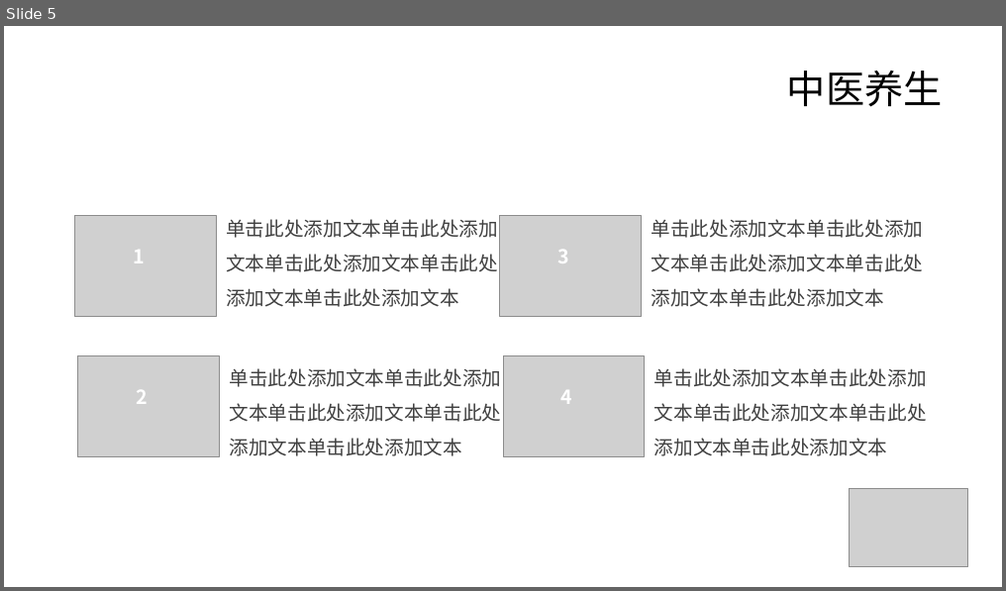
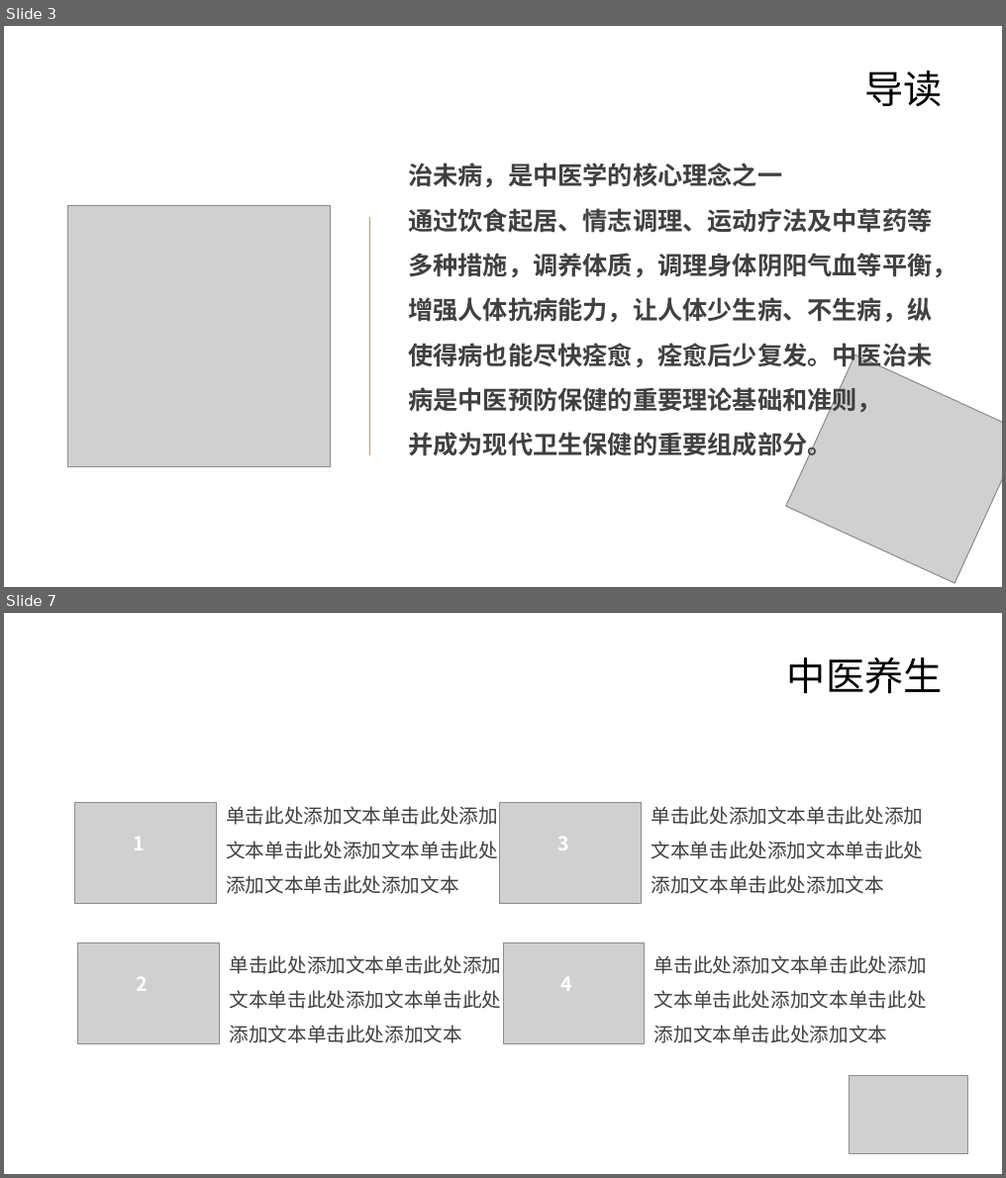
Before and after one commit to sdaulldd/PersonalWork, a slide deck: Document/中国风ppt模板-中医营养.pptx. Shown one above the other, each under a label of ours: slide 5 before the commit, slides 3 and 7 after it; the slides between them are not shown. The pictures are 1006x591 and 1006x1178 pixels, drawn with LibreOffice and Linux fonts; fonts in the diff are those of the drawing; grey boxes stand for pictures; background and template pictures are left out. Boxes give left, top, right and bottom in pixels: in the first picture for what was removed or moved away, otherwise in the second. Text is boxed around its words. In the diff, an @@ line names an element or a change of style, - is before the commit and + after.

```diff
--- a/Document/中国风ppt模板-中医营养.pptx
+++ b/Document/中国风ppt模板-中医营养.pptx
@@ slide 3 added at (4, 26, 1002, 587), background picture (left out) @@
@@ title added at (864, 71, 942, 106), 28 pt, text #000000 @@
+导读
@@ text added at (408, 163, 956, 461), 18 pt, text #404040, bold @@
+治未病，是中医学的核心理念之一
+通过饮食起居、情志调理、运动疗法及中草药等多种措施，调养体质，调理身体阴阳气血等平衡，增强人体抗病能力，让人体少生病、不生病，纵使得病也能尽快痊愈，痊愈后少复发。中医治未病是中医预防保健的重要理论基础和准则，
+并成为现代卫生保健的重要组成部分。
@@ picture added at (68, 205, 331, 469) @@
@@ line added from (369, 217) to (369, 456), #B69F7F 0.75 pt @@
@@ picture added at (786, 356, 1002, 584) @@
@@ what was slide 5 is now slide 7 @@
```
Also in this commit, not shown: 2 slides changed, 3 other slides added, 2 slides removed.
